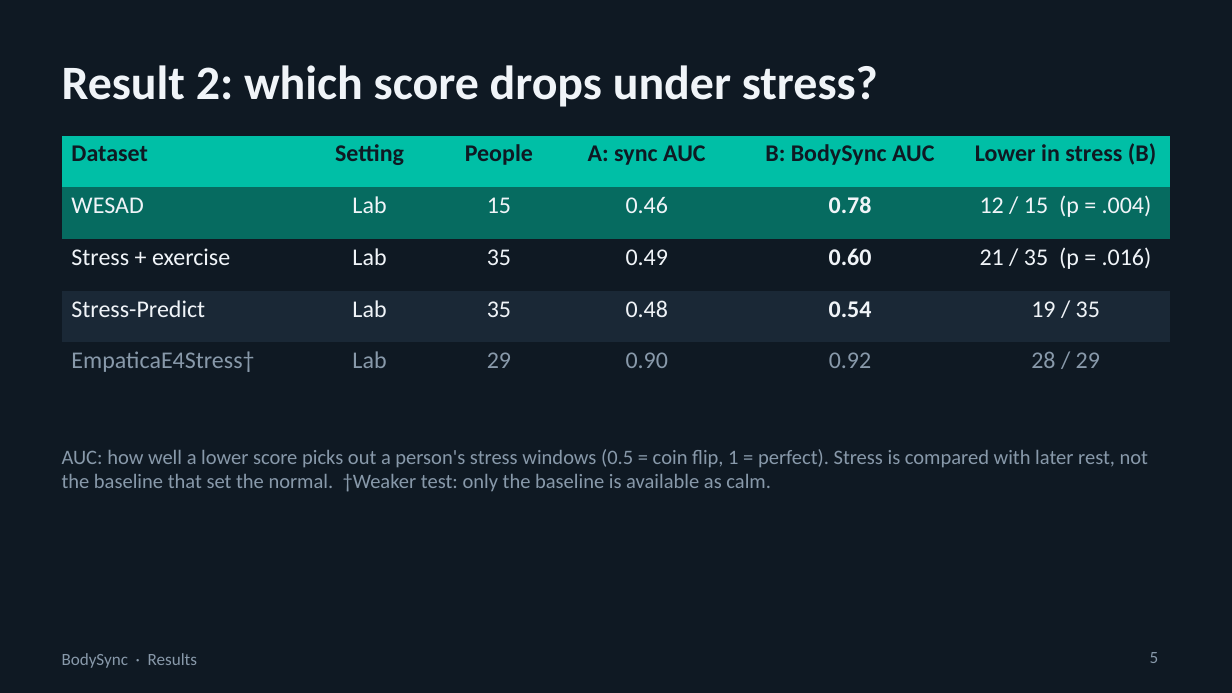
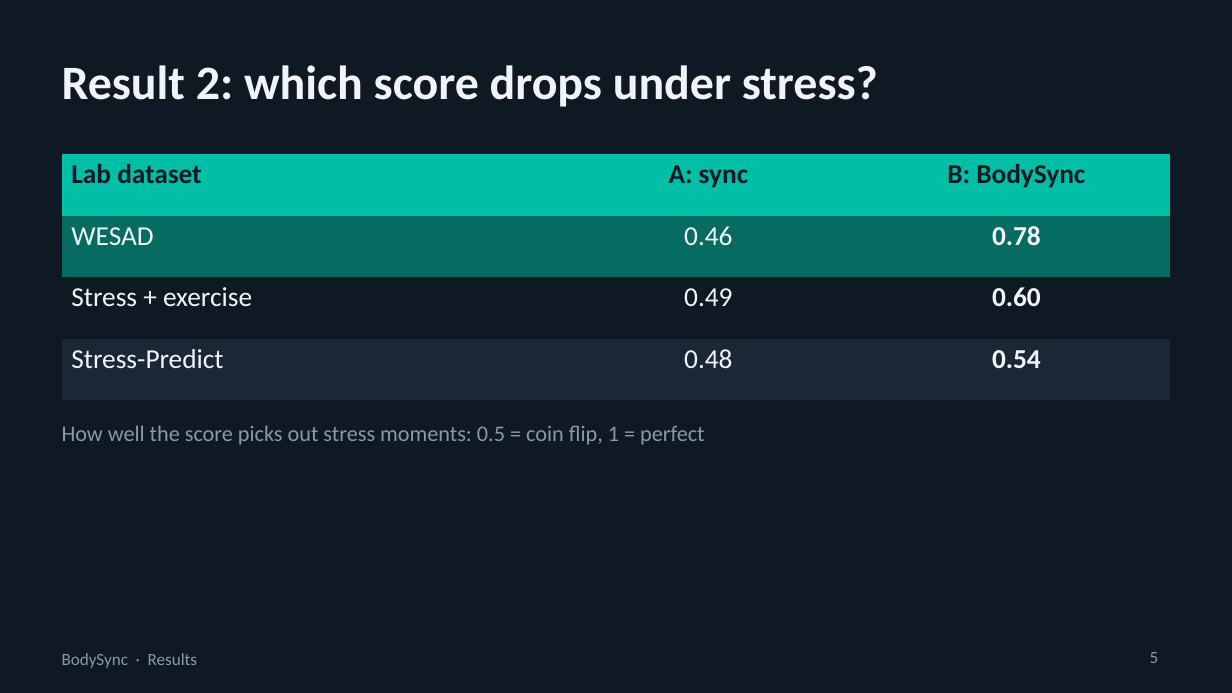
Before and after one commit to swaylakh/bodysync, a slide deck: slide 5 of docs/slides/BodySync_Update.pptx. Drawn at 1232x693 pixels with LibreOffice and Linux fonts; fonts in the diff are those of the drawing. Boxes give left, top, right and bottom in pixels: in the first picture for what was removed or moved away, otherwise in the second. Text is boxed around its words. In the diff, an @@ line names an element or a change of style, - is before the commit and + after.

```diff
--- a/docs/slides/BodySync_Update.pptx
+++ b/docs/slides/BodySync_Update.pptx
@@ table at [62, 154, 1170, 372] @@
-Dataset | Setting | People | A: sync AUC | B: BodySync AUC | Lower in stress (B)
-WESAD | Lab | 15 | 0.46 | 0.78 | 12 / 15 (p = .004)
-Stress + exercise | Lab | 35 | 0.49 | 0.60 | 21 / 35 (p = .016)
-Stress-Predict | Lab | 35 | 0.48 | 0.54 | 19 / 35
-EmpaticaE4Stress† | Lab | 29 | 0.90 | 0.92 | 28 / 29
+Lab dataset | A: sync | B: BodySync
+WESAD | 0.46 | 0.78
+Stress + exercise | 0.49 | 0.60
+Stress-Predict | 0.48 | 0.54
@@ table: place and size @@
-table at [62, 136, 1170, 376]
+table at [62, 154, 1170, 372]
@@ text at [62, 425, 704, 445]: text changed; size 12 to 13 pt @@
-AUC: how well a lower score picks out a person's stress windows (0.5 = coin flip, 1 = perfect). Stress is compared with later rest, not the baseline that set the normal. †Weaker test: only the baseline is available as calm.
+How well the score picks out stress moments: 0.5 = coin flip, 1 = perfect
```
Also in this commit, not shown: 2 other slides changed, 1 slide added, 11 other files.
